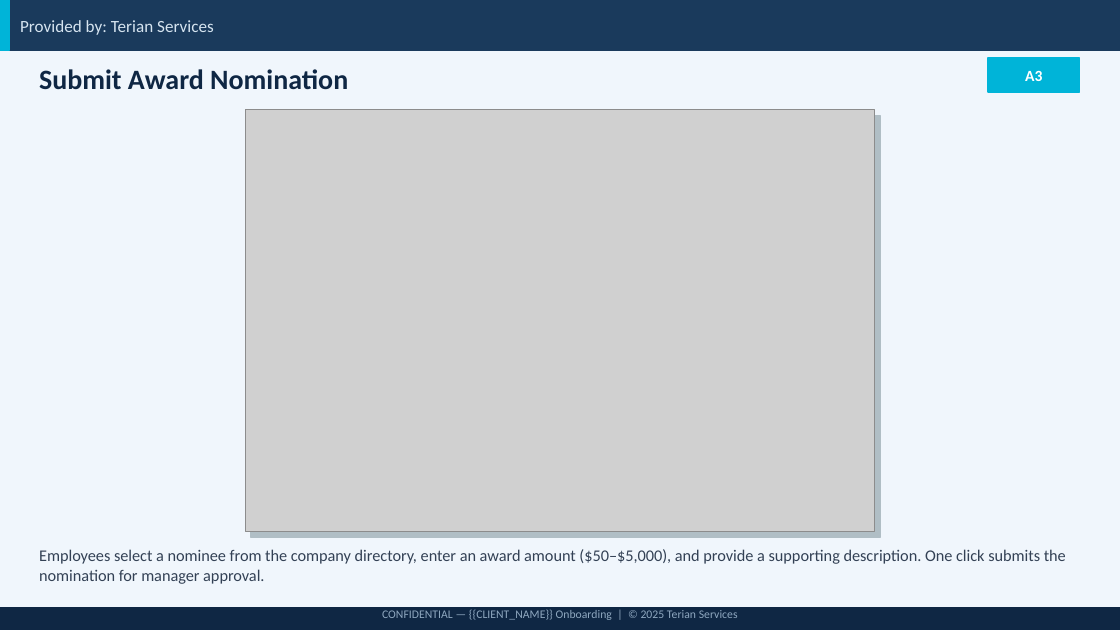
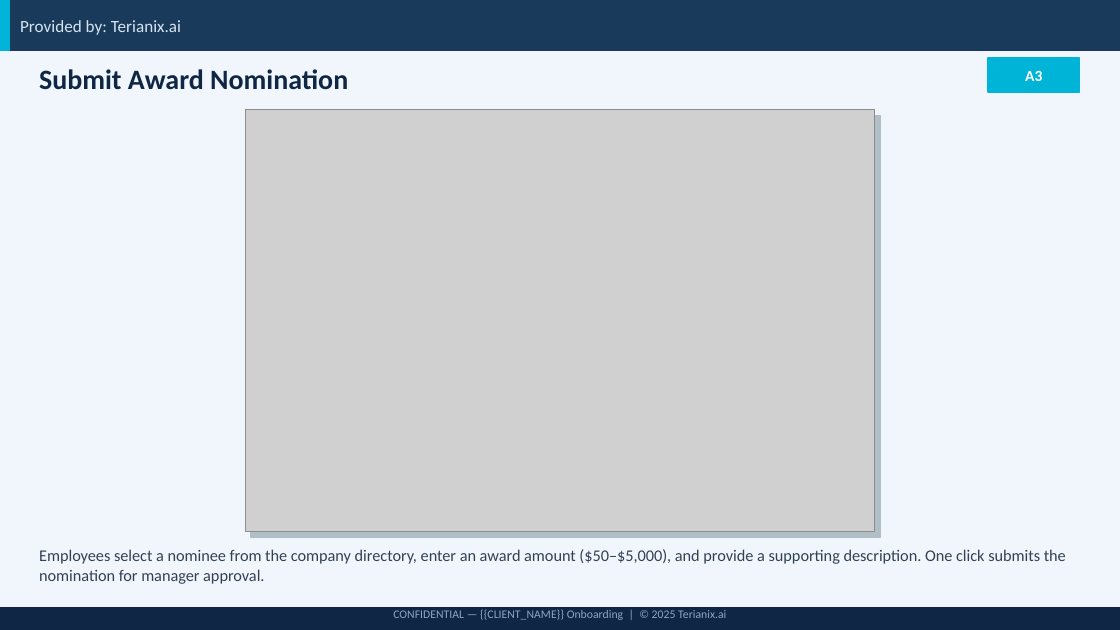
Before and after one commit to DTerian64/Terian_Services, a slide deck: slide 23 of blob_templates/award_nomination_onboarding_template.pptx. Drawn at 1120x630 pixels with LibreOffice and Linux fonts; fonts in the diff are those of the drawing; grey boxes stand for pictures. Boxes give left, top, right and bottom in pixels: in the first picture for what was removed or moved away, otherwise in the second. Text is boxed around its words. In the diff, an @@ line names an element or a change of style, - is before the commit and + after.

Commit message:
Terianix in the engagement presentation

```diff
--- a/blob_templates/award_nomination_onboarding_template.pptx
+++ b/blob_templates/award_nomination_onboarding_template.pptx
@@ text at (20,20,181,35): text changed @@
-Provided by: Terian Services
+Provided by: Terianix.ai
@@ text at (393,609,726,620): text changed @@
-CONFIDENTIAL — {{CLIENT_NAME}} Onboarding | © 2025 Terian Services
+CONFIDENTIAL — {{CLIENT_NAME}} Onboarding | © 2025 Terianix.ai
```
Also in this commit, not shown: 27 other slides changed, 1 other file.
